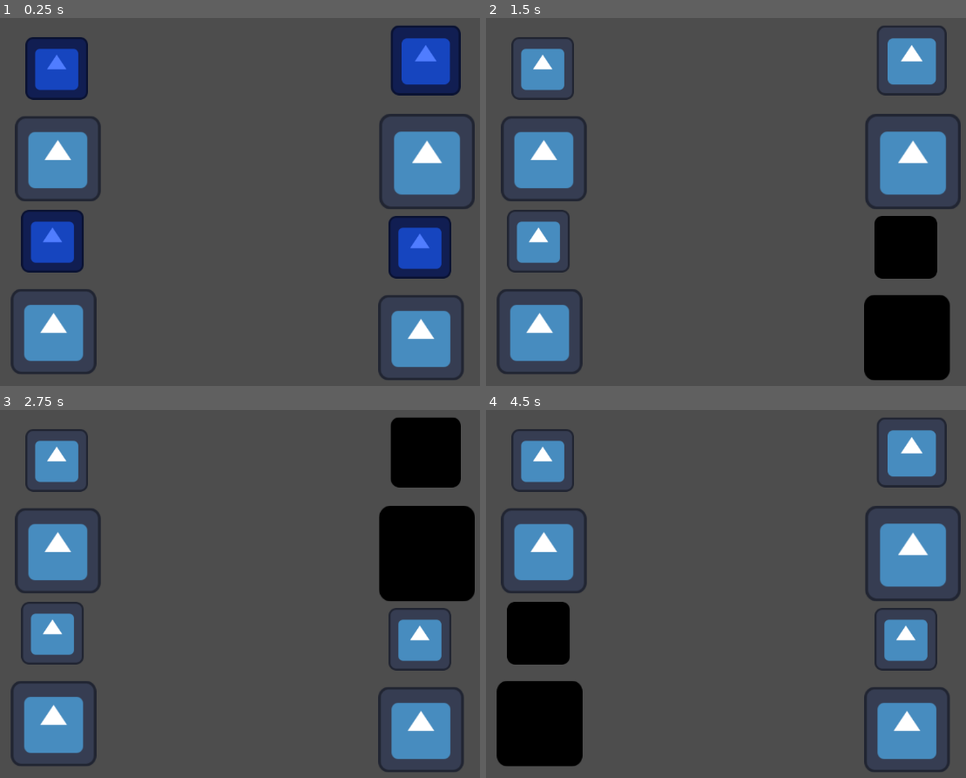
Above: before the commit, frames 1-4 (two rows, left to right).
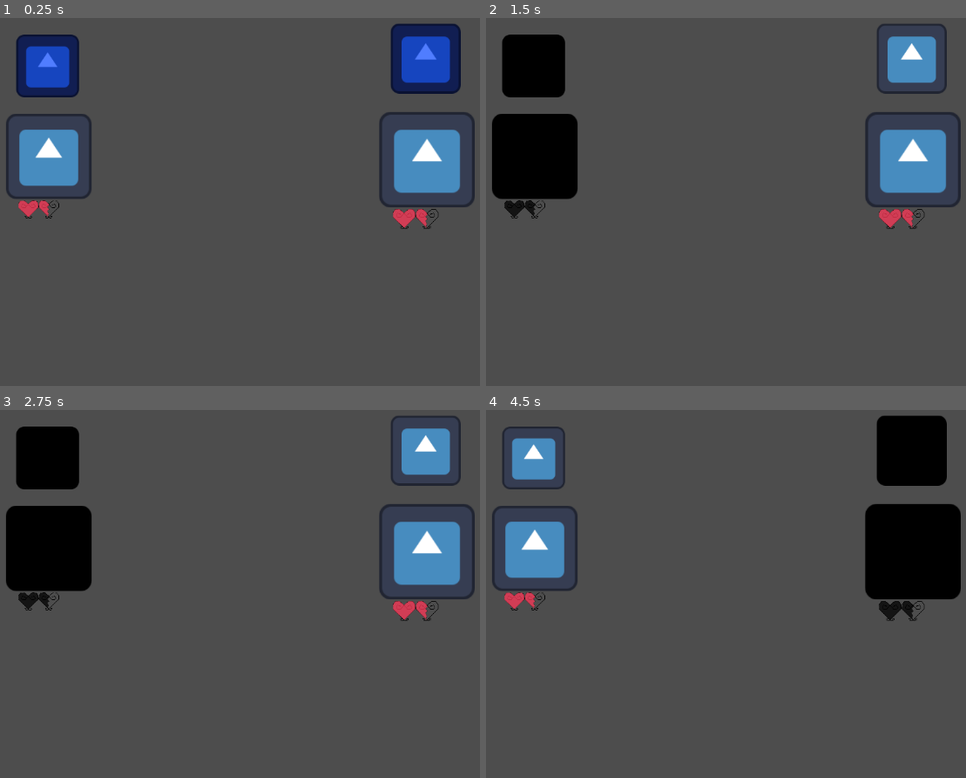
Above: after the commit, the same moments.

Repository: TeamName-FIOLTR/GMTK2023
Game: Godot game, scene res://scenes/levels/test/test_level.tscn
Same seed, same stepped clock (60 frames per second), same inputs: the game is played once before the commit and once after it. The project has no main scene, so this scene is started directly. The engine's default icon, where the game draws it, is replaced by a stand-in: a white triangle on a blue panel in a dark square.
Inputs (mouse positions are in pixels of both pictures, inside the frame that each line leads up to):
- Up to frame 1 (0.25 s): no input
- Up to frame 2 (1.5 s): move the mouse to (913, 161) at 0.52 s; hold Right (ui_right) 0.53-1.28 s; tap Enter at 1.25 s; move the mouse to (543, 157) at 1.27 s; hold Down (ui_down) from 1.28 s (still down)
- Up to frame 3 (2.75 s): tap Space at 2 s; move the mouse to (52, 722) at 2.02 s; release Down (ui_down) at 2.03 s; hold Right (ui_right) from 2.03 s (still down)
- Up to frame 4 (4.5 s): tap Enter at 2.75, 4.25 s; move the mouse to (908, 730) at 2.77 s; release Right (ui_right) at 2.78 s; hold Up (ui_up) 2.78-3.53 s; tap Space at 3.5 s; move the mouse to (outside the picture) at 3.52 s; hold Left (ui_left) from 3.53 s (still down); move the mouse to (562, 524) at 4.27 s

The runs differ from the first frame. In frame 1, 14% of the frame differs, in the area x 1-99%, y 1-99%; in frame 2, 18%; in frame 3, 23%; in frame 4, 22%.

Commit message:
got the heart container working

Diff:
--- a/scenes/levels/test/test_level.tscn
+++ b/scenes/levels/test/test_level.tscn
@@ -5,22 +5,15 @@
 [ext_resource type="PackedScene" uid="uid://db2yfx8gb7k7e" path="res://scenes/objects/entityContainer/entity_container.tscn" id="2_cnlcd"]
 
 [node name="test level" type="Node2D"]
+position = Vector2(0, -2)
 script = ExtResource("1_opsnk")
 
 [node name="EntityContainer" parent="." instance=ExtResource("2_cnlcd")]
 
 [node name="Entity" parent="EntityContainer" instance=ExtResource("2_4uyk5")]
-position = Vector2(812, 260)
+position = Vector2(812, 259)
 scale = Vector2(7.56, 7.56)
 
 [node name="Entity2" parent="EntityContainer" instance=ExtResource("2_4uyk5")]
-position = Vector2(201, 257)
+position = Vector2(186, 255)
 scale = Vector2(6.7497, 6.7497)
-
-[node name="Entity3" parent="EntityContainer" instance=ExtResource("2_4uyk5")]
-position = Vector2(194, 543)
-scale = Vector2(6.7497, 6.7497)
-
-[node name="Entity4" parent="EntityContainer" instance=ExtResource("2_4uyk5")]
-position = Vector2(802, 553)
-scale = Vector2(6.7497, 6.7497)
--- /dev/null
+++ b/scenes/objects/HeartDisplay/heart_display.gd
@@ -0,0 +1,39 @@
+extends Node2D
+
+
+var single_heart = preload("res://scenes/objects/HeartDisplay/single_heart.tscn")
+
+@export
+var max_health : int = 4
+@export
+var current_health : int = 3
+
+
+@export
+var direction : Vector2 = Vector2(1,0)
+@export
+var heart_spacing : float = 510
+
+
+#ensures we have the correct number of hearts under neith the hp container
+func init_hearts()->void:
+	var start : float = -heart_spacing * max_health  / 4
+	for i in range(max_health / 2):
+		var h = single_heart.instantiate()
+		h.position = direction*(i*heart_spacing+start)
+		$transform.add_child(h)
+func update_heart_values()->void:
+	var hp_tmp = current_health
+	for i in range($transform.get_child_count()):
+		var eat_amount = 0
+		if hp_tmp >= 2:
+			eat_amount = 2
+		elif hp_tmp == 1:
+			eat_amount = 1
+		hp_tmp -= eat_amount
+		print(eat_amount)
+		$transform.get_child(i).frame = eat_amount
+# Called when the node enters the scene tree for the first time.
+func _ready():
+	init_hearts()
+	update_heart_values()
--- /dev/null
+++ b/scenes/objects/HeartDisplay/heart_display.tscn
@@ -0,0 +1,10 @@
+[gd_scene load_steps=2 format=3 uid="uid://de6o1od0e4qm"]
+
+[ext_resource type="Script" path="res://scenes/objects/HeartDisplay/heart_display.gd" id="1_vxxmi"]
+
+[node name="HeartDisplay" type="Node2D"]
+script = ExtResource("1_vxxmi")
+heart_spacing = 500.0
+
+[node name="transform" type="Node2D" parent="."]
+scale = Vector2(0.01, 0.01)
--- /dev/null
+++ b/scenes/objects/HeartDisplay/single_heart.tscn
@@ -0,0 +1,25 @@
+[gd_scene load_steps=5 format=3 uid="uid://b1p6u04gnbbbl"]
+
+[ext_resource type="Texture2D" uid="uid://b7mexbc25uqpc" path="res://assets/heart_display/heart_container.png" id="1_0i27l"]
+[ext_resource type="Texture2D" uid="uid://dn81wpk17s8w5" path="res://assets/heart_display/heart_container_half.png" id="2_b0qwj"]
+[ext_resource type="Texture2D" uid="uid://b38dpqhrx7c1i" path="res://assets/heart_display/heart_container_full.png" id="3_j5os4"]
+
+[sub_resource type="SpriteFrames" id="SpriteFrames_4yff1"]
+animations = [{
+"frames": [{
+"duration": 1.0,
+"texture": ExtResource("1_0i27l")
+}, {
+"duration": 1.0,
+"texture": ExtResource("2_b0qwj")
+}, {
+"duration": 1.0,
+"texture": ExtResource("3_j5os4")
+}],
+"loop": true,
+"name": &"default",
+"speed": 5.0
+}]
+
+[node name="SingleHeart" type="AnimatedSprite2D"]
+sprite_frames = SubResource("SpriteFrames_4yff1")
--- a/scenes/objects/entities/entity.gd
+++ b/scenes/objects/entities/entity.gd
@@ -47,13 +47,11 @@
 #we can use this function to run extra code
 #per each selected intent
 func on_intent_set(intent):
-	print(self.name + " set intent to " + str(self.intent))
+	pass
 
 func on_focus_enter()->void:
-	print("focus enter " + self.name)
 	modulate = Color(0,0,0)
 func on_focus_exit()->void:
-	print("focus exit " + self.name)
 	self.modulate = Color(1,1,1)
 func on_mouse_entered():
 	var p = get_parent()
--- a/scenes/objects/entities/entity.tscn
+++ b/scenes/objects/entities/entity.tscn
@@ -1,8 +1,9 @@
-[gd_scene load_steps=5 format=3 uid="uid://c51cc5g63vh0p"]
+[gd_scene load_steps=6 format=3 uid="uid://c51cc5g63vh0p"]
 
 [ext_resource type="Script" path="res://scenes/objects/entities/entity.gd" id="1_60q11"]
 [ext_resource type="Texture2D" uid="uid://ddi7ws1vlps2x" path="res://icon.svg" id="3_x48e4"]
 [ext_resource type="PackedScene" uid="uid://se674wobxwxs" path="res://scenes/objects/IntentIndecator/intent_indecator.tscn" id="4_2pu1x"]
+[ext_resource type="PackedScene" uid="uid://de6o1od0e4qm" path="res://scenes/objects/HeartDisplay/heart_display.tscn" id="4_t3mc8"]
 
 [sub_resource type="RectangleShape2D" id="RectangleShape2D_imrec"]
 
@@ -24,3 +25,6 @@
 [node name="IntentIndecator" parent="." instance=ExtResource("4_2pu1x")]
 position = Vector2(-1, -21)
 scale = Vector2(0.12, 0.12)
+
+[node name="HeartDisplay" parent="." instance=ExtResource("4_t3mc8")]
+position = Vector2(0, 15)
--- a/scenes/objects/entityContainer/entity_container.gd
+++ b/scenes/objects/entityContainer/entity_container.gd
@@ -21,7 +21,6 @@
 
 func _input(event)->void:
 	var dir = Input.get_vector("ui_left","ui_right","ui_up","ui_down")
-	print(dir)
 	if dir:
 		var target_position : Vector2 = Vector2(0,0)
 		if selected_entity:
Binary file added: assets/heart_display/heart_container.png
Not shown, added: assets/heart_display/heart_container.png.import
Binary file added: assets/heart_display/heart_container_full.png
Not shown, added: assets/heart_display/heart_container_full.png.import
Binary file added: assets/heart_display/heart_container_half.png
Not shown, added: assets/heart_display/heart_container_half.png.import
